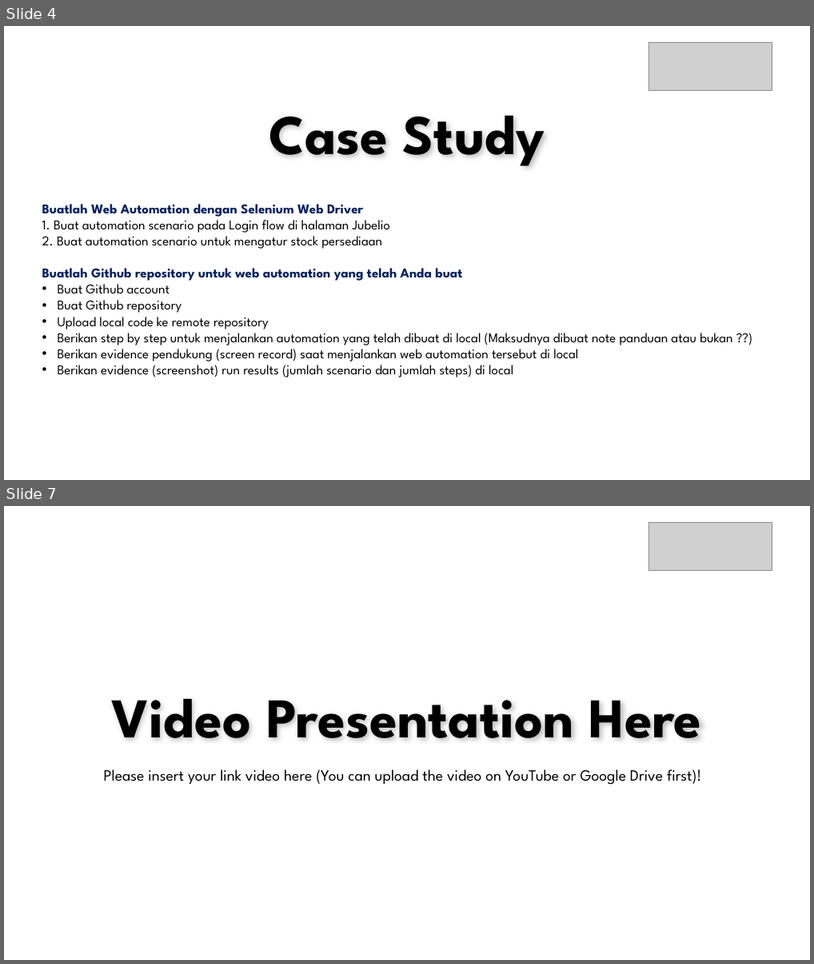
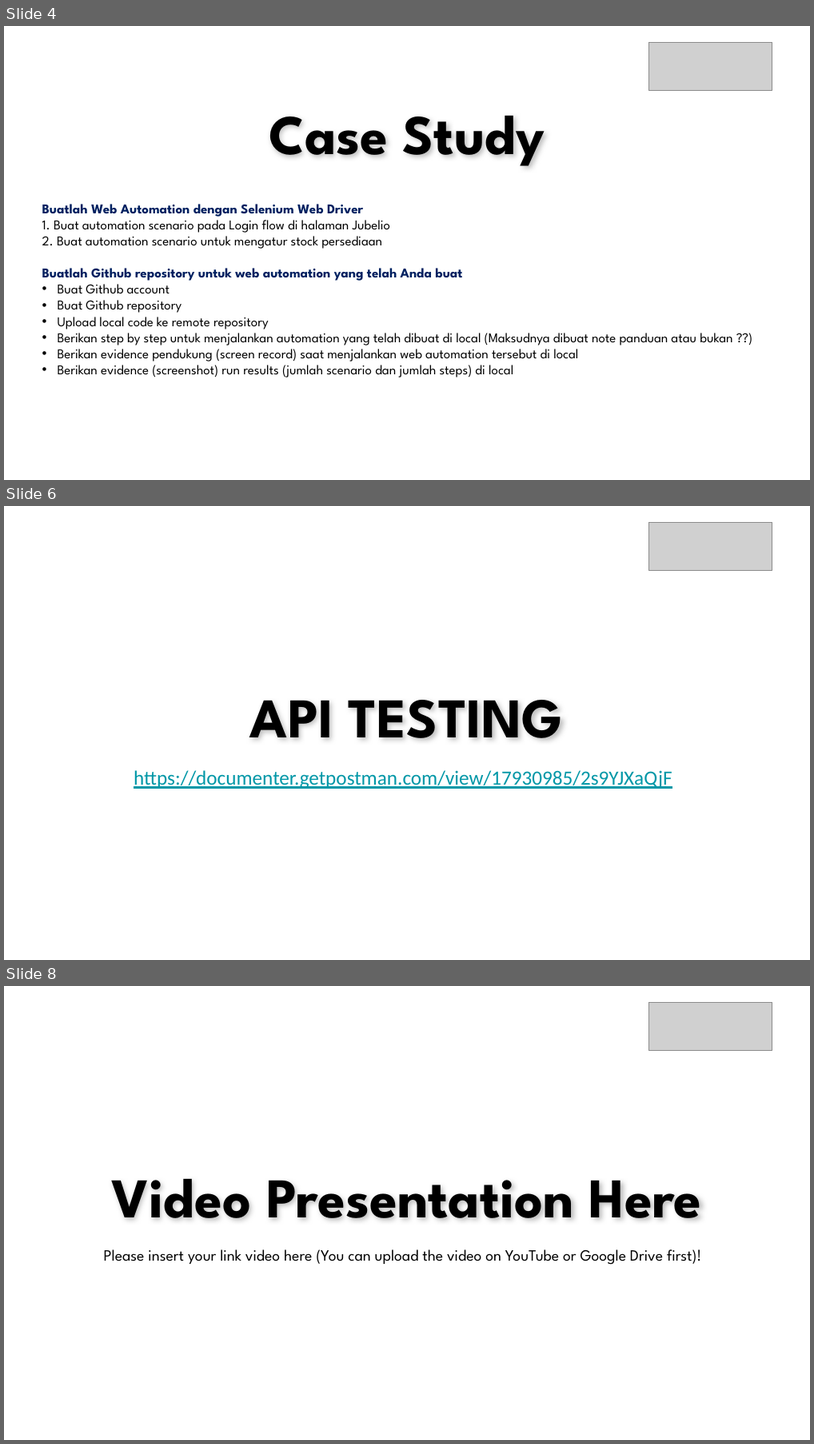
Before and after one commit to dandisatrio/vip_finaltask_jubelio_qa, a slide deck: FinalTask_Jubelio_QA_Bambang Satrio Gandhi.pptx. Shown one above the other, each under a label of ours: slides 4 and 7 before the commit, slides 4, 6 and 8 after it; the slides between them are not shown. The pictures are 814x964 and 814x1444 pixels, drawn with LibreOffice and Linux fonts; fonts in the diff are those of the drawing; grey boxes stand for pictures; background and template pictures are left out. Boxes give left, top, right and bottom in pixels: in the first picture for what was removed or moved away, otherwise in the second. Text is boxed around its words. In the diff, an @@ line names an element or a change of style, - is before the commit and + after.

```diff
--- a/FinalTask_Jubelio_QA_Bambang Satrio Gandhi.pptx
+++ b/FinalTask_Jubelio_QA_Bambang Satrio Gandhi.pptx
@@ slide 6 added at box(4, 506, 810, 960), background picture (left out) @@
@@ picture added at box(649, 522, 773, 570) @@
@@ text added at box(250, 700, 563, 739), 50 pt, text #000000, bold @@
+API TESTING
@@ text added at box(134, 770, 673, 788), 18 pt, text #0097A7, underline @@
+https://documenter.getpostman.com/view/17930985/2s9YJXaQjF
@@ what was slide 7 is now slide 8 @@
```
Also in this commit, not shown: 3 slides changed, 1 other slide added, 1 slide removed.
